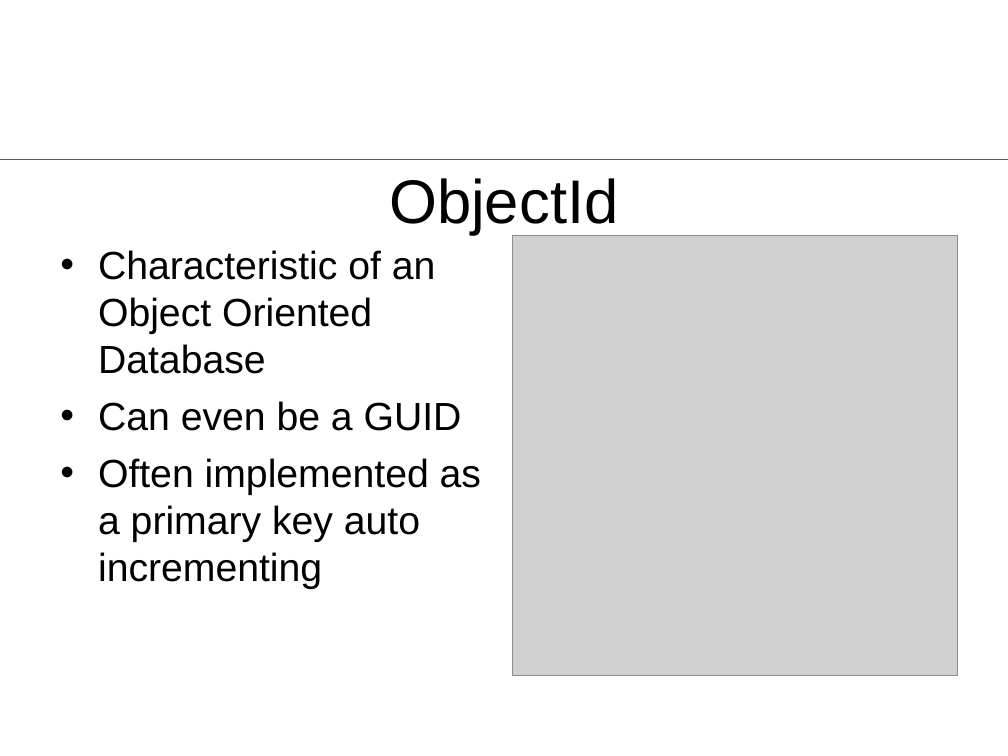
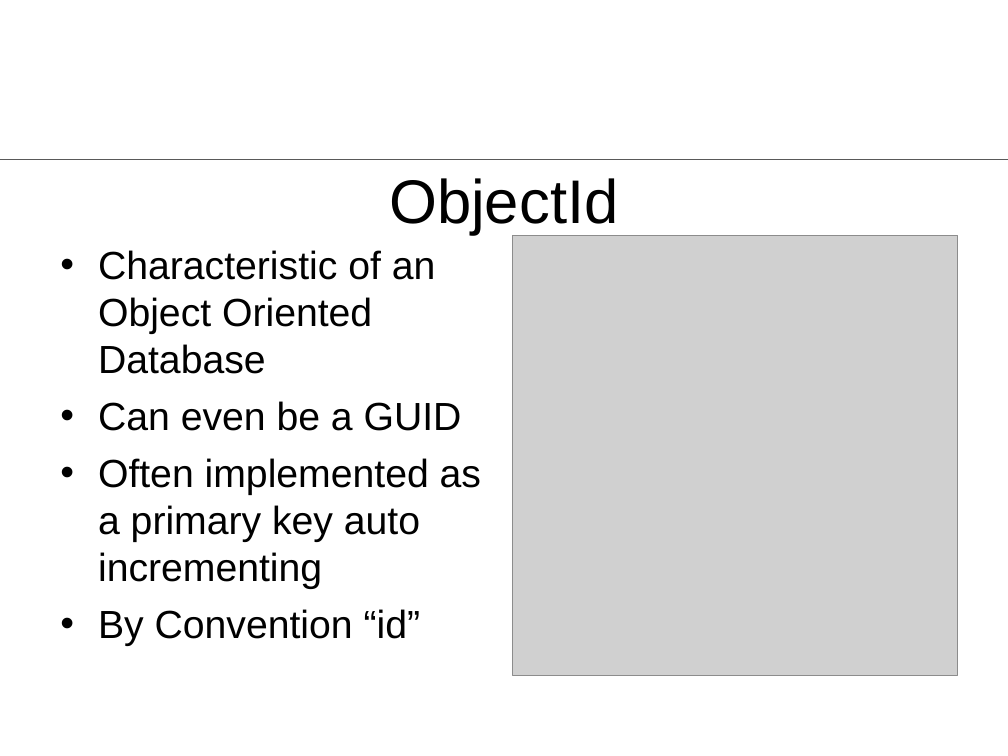
Before and after one commit to rhildred/addCustomer, a slide deck: slide 13 of docs/ActiveRecord.ppt. Drawn at 1008x756 pixels with LibreOffice and Linux fonts; fonts in the diff are those of the drawing; grey boxes stand for pictures; background and template pictures are left out. Boxes give left, top, right and bottom in pixels: in the first picture for what was removed or moved away, otherwise in the second. Text is boxed around its words. In the diff, an @@ line names an element or a change of style, - is before the commit and + after.

```diff
--- a/docs/ActiveRecord.ppt
+++ b/docs/ActiveRecord.ppt
@@ text at <box>98,609,421,646</box>: paragraph added @@
+• By Convention “id”
```
Also in this commit, not shown: 1 other slide changed, 8 slides added, 15 other files.
